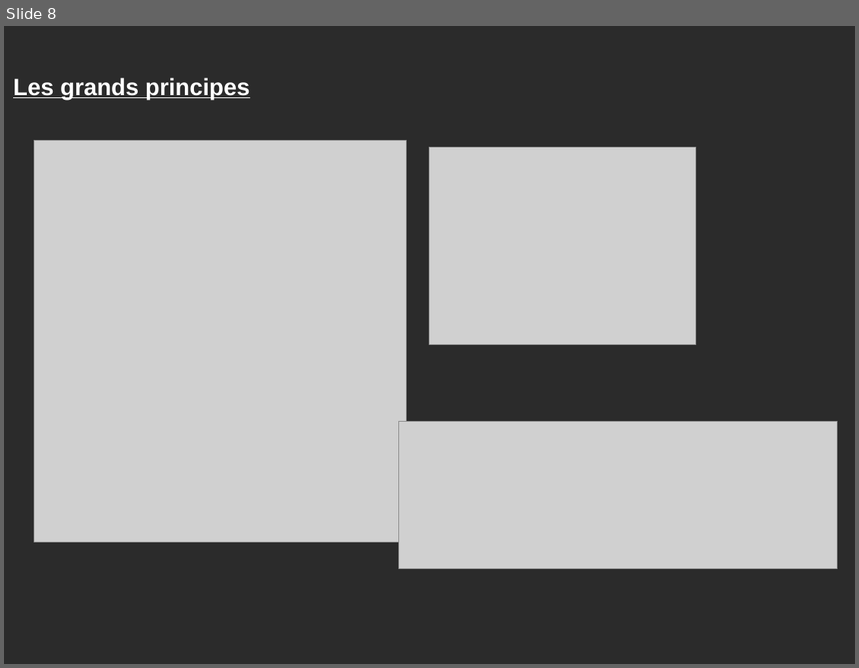
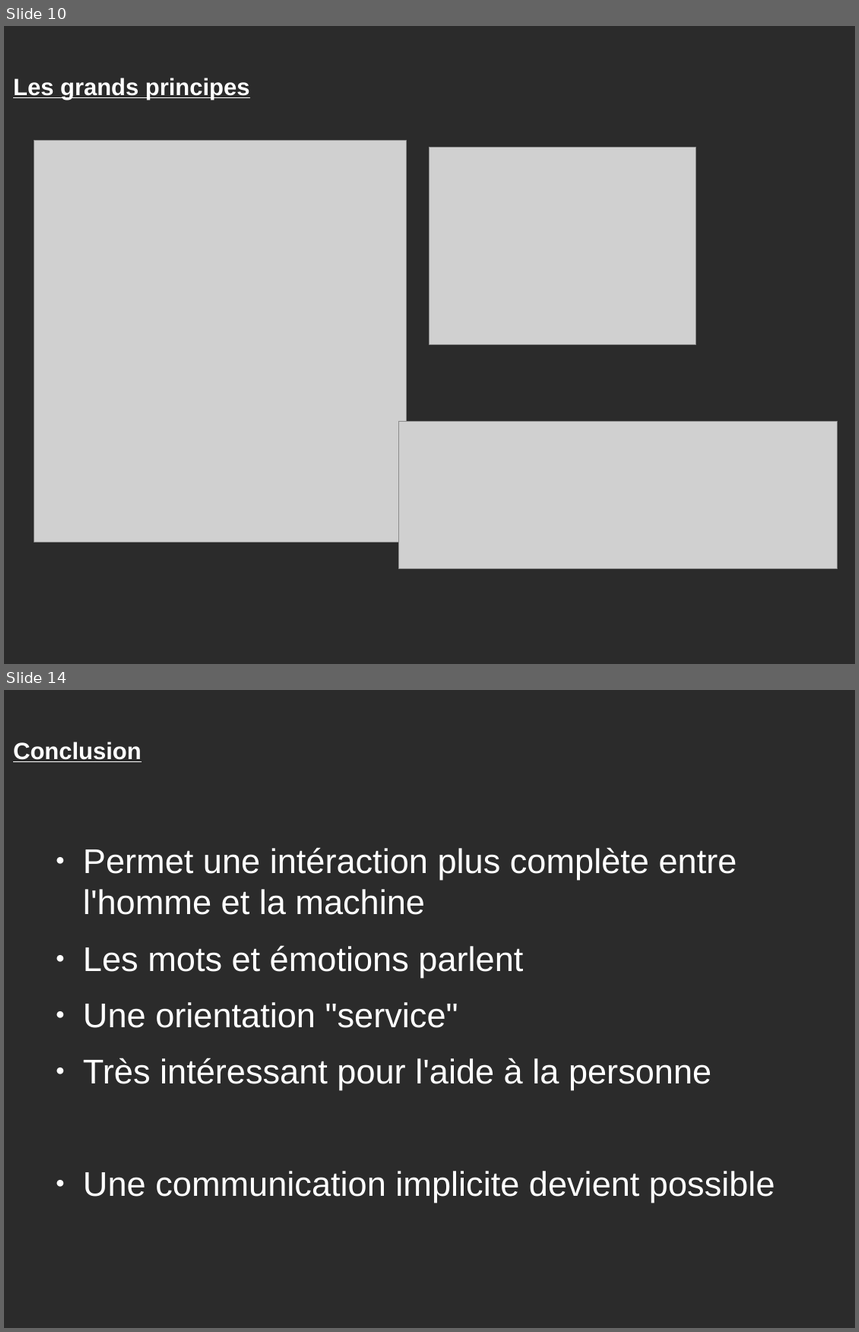
Before and after one commit to oplazzi/mandrin-facial-recognition, a slide deck: presentation/cerri.odp. Shown one above the other, each under a label of ours: slide 8 before the commit, slides 10 and 14 after it; the slides between them are not shown. The pictures are 859x668 and 859x1332 pixels, drawn with LibreOffice and Linux fonts; fonts in the diff are those of the drawing; grey boxes stand for pictures; background and template pictures are left out; a plain dark background stands for a picture behind light text. Boxes give left, top, right and bottom in pixels: in the first picture for what was removed or moved away, otherwise in the second. Text is boxed around its words. In the diff, an @@ line names an element or a change of style, - is before the commit and + after.

```diff
--- a/presentation/cerri.odp
+++ b/presentation/cerri.odp
@@ slide 14 added at bbox=[4, 690, 855, 1328], background picture (left out) @@
@@ text added at bbox=[13, 742, 142, 762], 22 pt, text #FFFFFF, bold, underline @@
+Conclusion
@@ text added at bbox=[83, 847, 775, 1203], 32 pt, text #FFFFFF @@
+● Permet une intéraction plus complète entre l'homme et la machine
+● Les mots et émotions parlent
+● Une orientation "service"
+● Très intéressant pour l'aide à la personne
+● Une communication implicite devient possible
@@ what was slide 8 is now slide 10 @@
```
Also in this commit, not shown: 5 other slides added.
